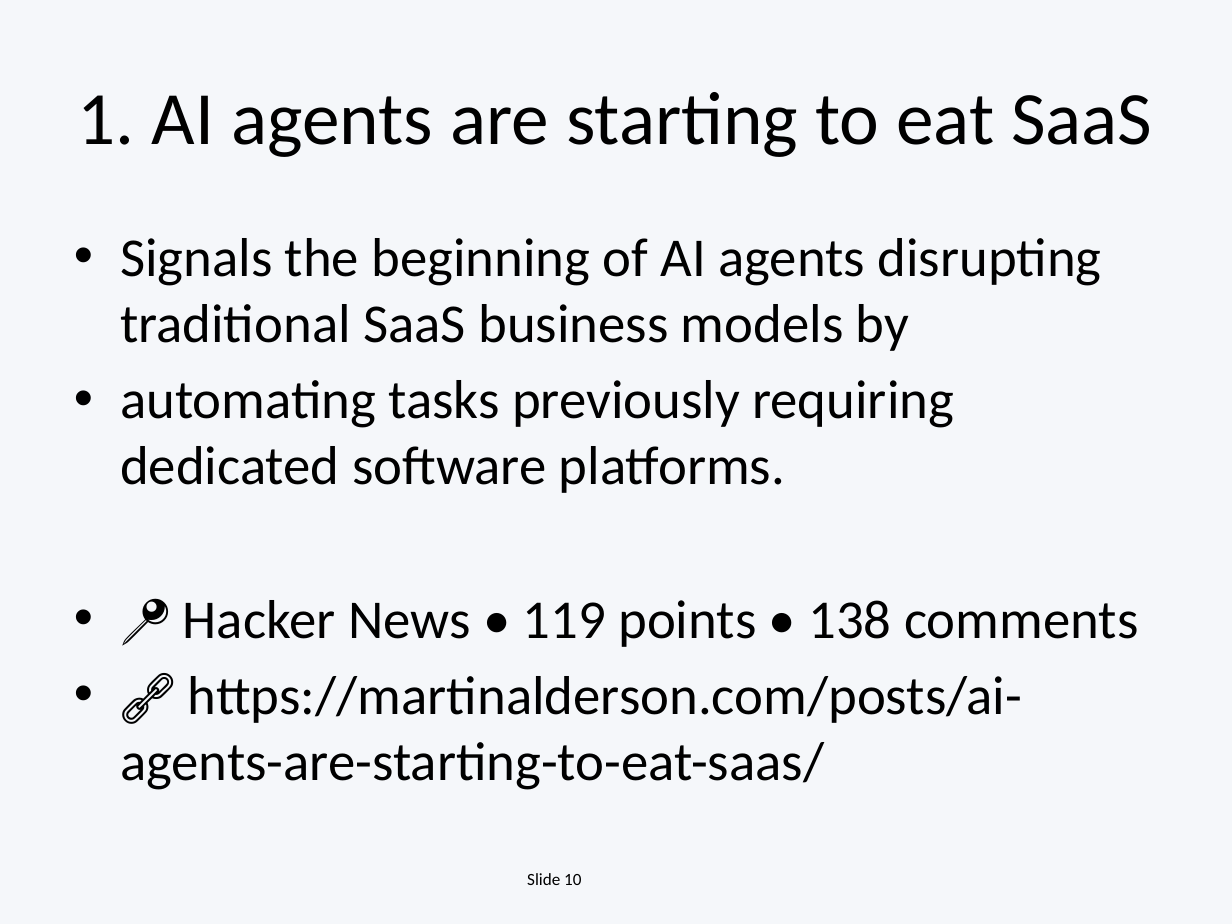
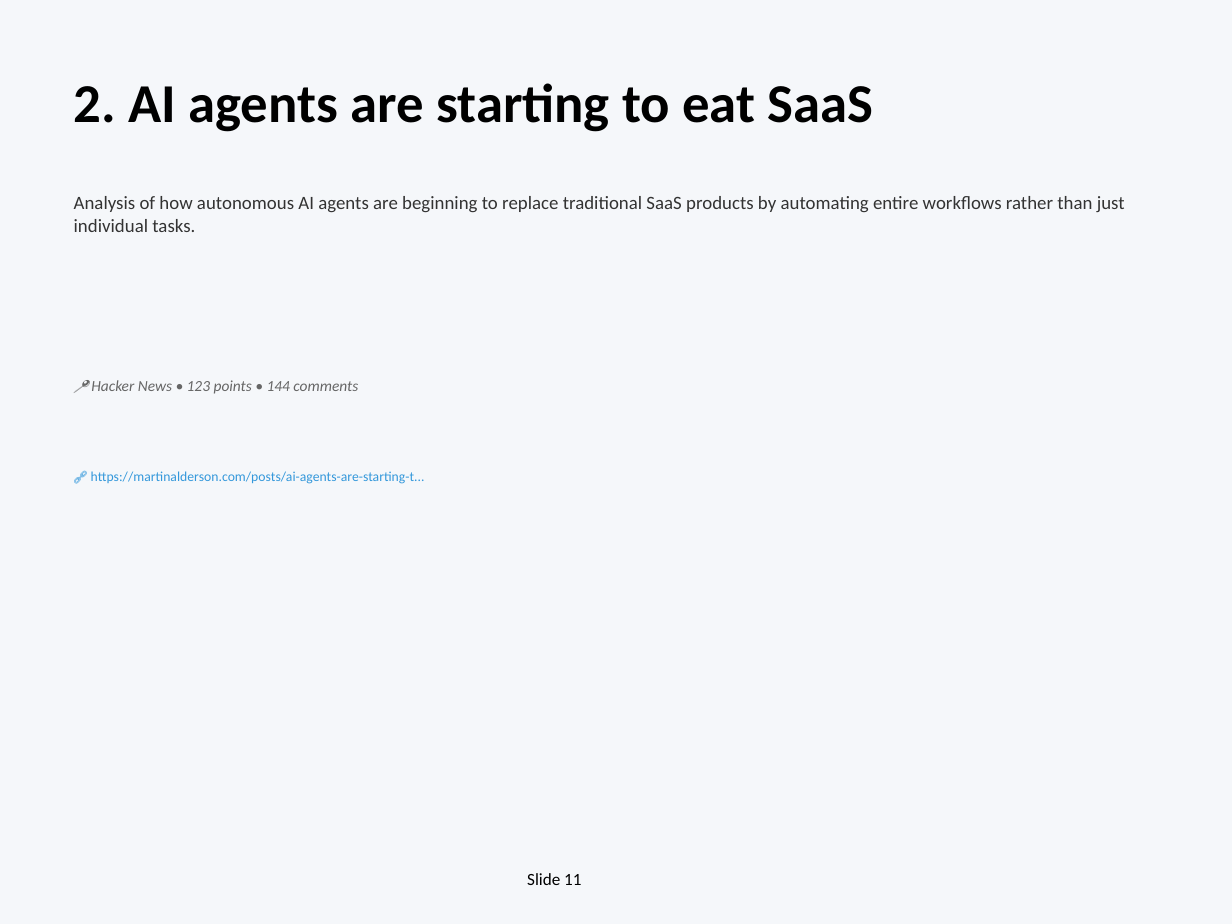
Before and after one commit to EiriniOr/ai-weekly-digest, a slide deck: slide 11 of AI_Weekly_2025-12-15.pptx (slide 10 before the commit). Drawn at 1232x924 pixels with LibreOffice and Linux fonts; fonts in the diff are those of the drawing. Boxes give left, top, right and bottom in pixels: in the first picture for what was removed or moved away, otherwise in the second. Text is boxed around its words. In the diff, an @@ line names an element or a change of style, - is before the commit and + after.

```diff
--- a/AI_Weekly_2025-12-15.pptx
+++ b/AI_Weekly_2025-12-15.pptx
@@ text "2. AI agents are starting ..." at <box>74,83,874,132</box>: vertical alignment middle to top @@
@@ text at <box>74,83,874,132</box>: text changed; size 44 to 32 pt; bold on @@
-1. AI agents are starting to eat SaaS
+2. AI agents are starting to eat SaaS
@@ text added at <box>74,196,1125,232</box>, 11 pt, text #333333 @@
+Analysis of how autonomous AI agents are beginning to replace traditional SaaS products by automating entire workflows rather than just individual tasks.
@@ text removed at <box>120,238,1138,790</box> @@
-• Signals the beginning of AI agents disrupting traditional SaaS business models by
-• automating tasks previously requiring dedicated software platforms.
-• 📍 Hacker News • 119 points • 138 comments
-• 🔗 https://martinalderson.com/posts/ai-agents-are-starting-to-eat-saas/
@@ text added at <box>91,380,358,394</box>, 9 pt, text #666666, italic @@
+📍 Hacker News • 123 points • 144 comments
@@ text added at <box>91,471,425,484</box>, 8 pt, text #3498DB @@
+🔗 https://martinalderson.com/posts/ai-agents-are-starting-t...
@@ text at <box>527,873,581,885</box>: text changed @@
-Slide 10
+Slide 11
```
Also in this commit, not shown: 15 other slides changed, 3 slides added, 8 slides removed, 1 other file.
